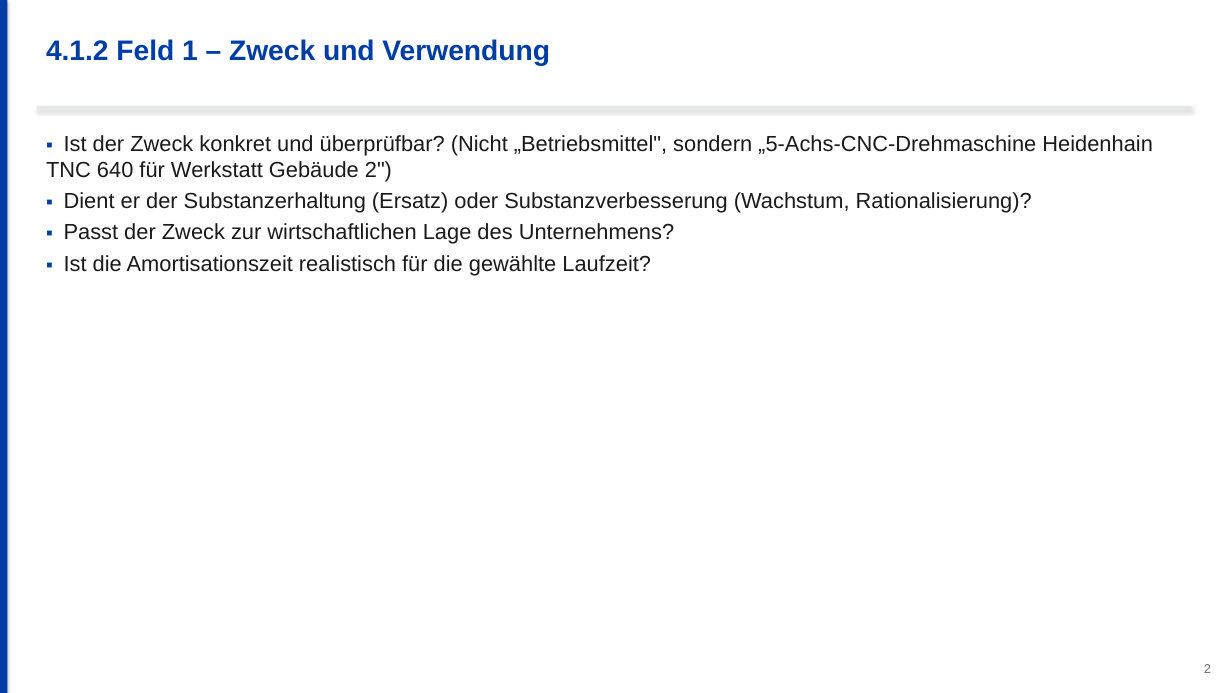
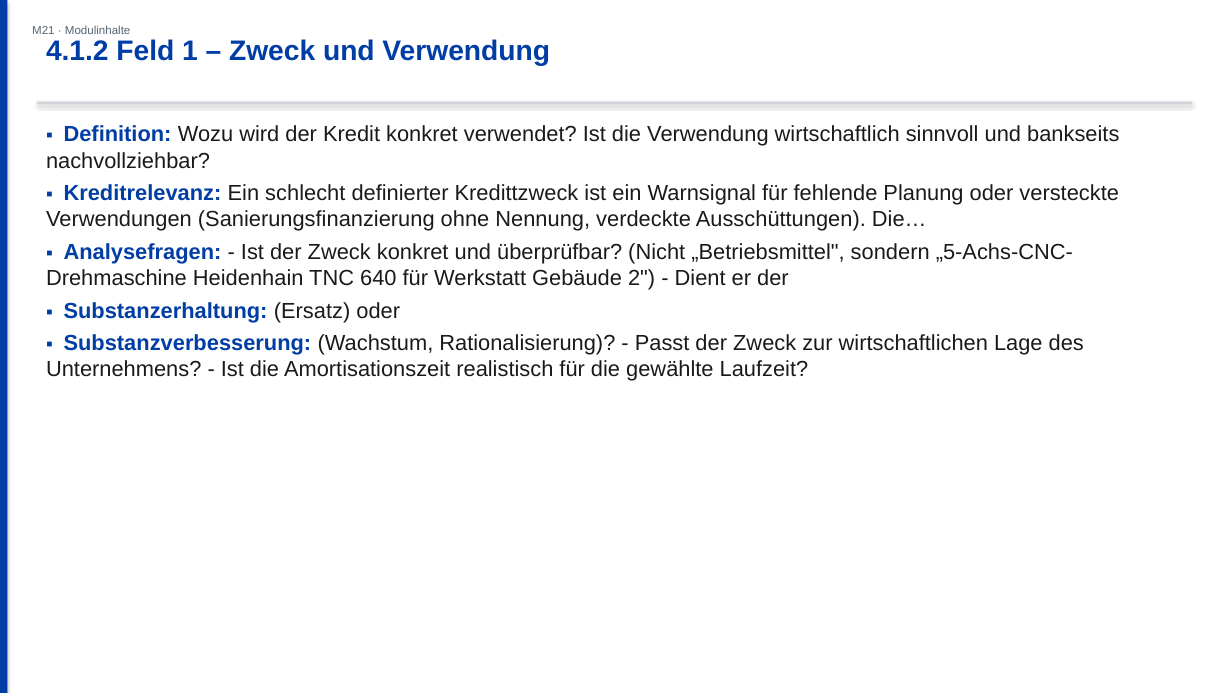
Before and after one commit to ck5rqc47pr-byte/firmenkundenakademie-online, a slide deck: slide 5 of public/downloads/praesentation/M21.pptx (slide 4 before the commit). Drawn at 1232x693 pixels with LibreOffice and Linux fonts; fonts in the diff are those of the drawing. Boxes give left, top, right and bottom in pixels: in the first picture for what was removed or moved away, otherwise in the second. Text is boxed around its words. In the diff, an @@ line names an element or a change of style, - is before the commit and + after.

```diff
--- a/public/downloads/praesentation/M21.pptx
+++ b/public/downloads/praesentation/M21.pptx
@@ text added at <box>32,25,131,34</box>, 9 pt, text #556575 @@
+M21 · Modulinhalte
@@ rectangle: place and size @@
-rectangle at <box>37,106,1192,109</box>
+rectangle at <box>37,102,1192,104</box>
@@ rectangle at <box>37,102,1192,104</box>: fill #E5E7EB to #D1D5DB @@
@@ text at <box>46,125,1119,381</box>: text changed @@
-▪ Ist der Zweck konkret und überprüfbar? (Nicht „Betriebsmittel", sondern „5-Achs-CNC-Drehmaschine Heidenhain TNC 640 für Werkstatt Gebäude 2")
-▪ Dient er der Substanzerhaltung (Ersatz) oder Substanzverbesserung (Wachstum, Rationalisierung)?
-▪ Passt der Zweck zur wirtschaftlichen Lage des Unternehmens?
-▪ Ist die Amortisationszeit realistisch für die gewählte Laufzeit?
+▪ Definition: Wozu wird der Kredit konkret verwendet? Ist die Verwendung wirtschaftlich sinnvoll und bankseits nachvollziehbar?
+▪ Kreditrelevanz: Ein schlecht definierter Kredittzweck ist ein Warnsignal für fehlende Planung oder versteckte Verwendungen (Sanierungsfinanzierung ohne Nennung, verdeckte Ausschüttungen). Die…
+▪ Analysefragen: - Ist der Zweck konkret und überprüfbar? (Nicht „Betriebsmittel", sondern „5-Achs-CNC-Drehmaschine Heidenhain TNC 640 für Werkstatt Gebäude 2") - Dient er der
+▪ Substanzerhaltung: (Ersatz) oder
+▪ Substanzverbesserung: (Wachstum, Rationalisierung)? - Passt der Zweck zur wirtschaftlichen Lage des Unternehmens? - Ist die Amortisationszeit realistisch für die gewählte Laufzeit?
@@ text removed at <box>1204,664,1211,673</box> @@
-2
```
Also in this commit, not shown: 12 other slides changed, 23 slides added, 14 slides removed, 23 other files.
